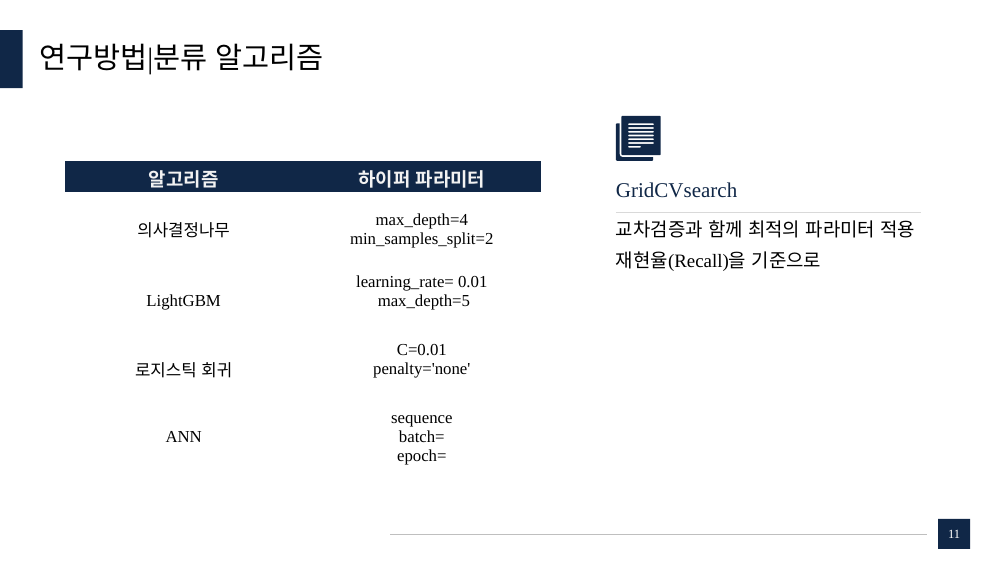
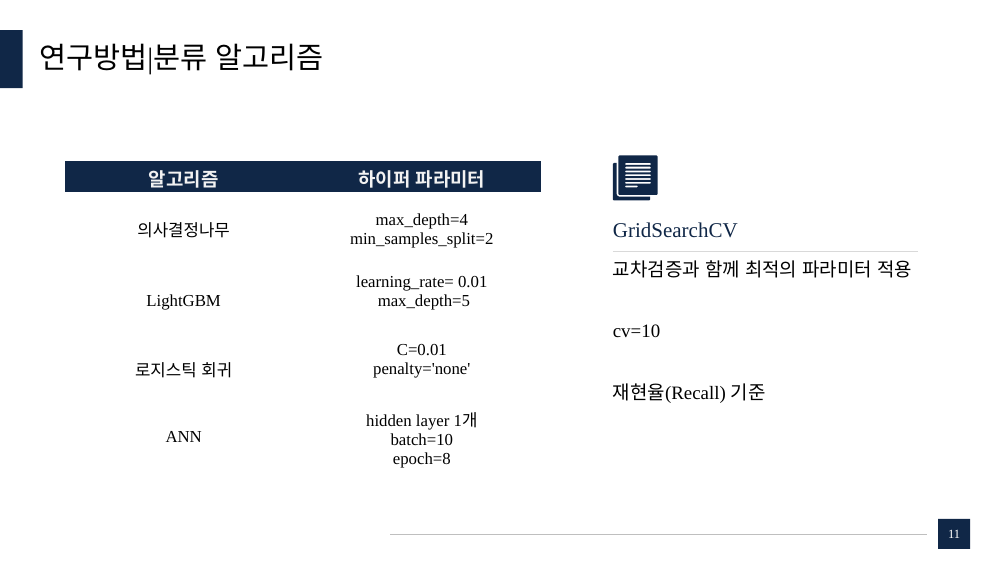
Before and after one commit to dudungE/Competition, a slide deck: slide 11 of ppt/부실가계분류모델에 관한 연구.pptx. Drawn at 1008x567 pixels with LibreOffice and Linux fonts; fonts in the diff are those of the drawing. Boxes give left, top, right and bottom in pixels: in the first picture for what was removed or moved away, otherwise in the second. Text is boxed around its words. In the diff, an @@ line names an element or a change of style, - is before the commit and + after.

```diff
--- a/ppt/부실가계분류모델에 관한 연구.pptx
+++ b/ppt/부실가계분류모델에 관한 연구.pptx
@@ table at (64, 161, 541, 472) @@
-row 5, column 2: sequence / batch= / epoch=
+row 5, column 2: hidden layer 1개 / batch=10 / epoch=8
@@ 2 freeform shapes, 1 line: place and size @@
-2 freeform shapes, 1 line at (616, 116, 922, 212)
+2 freeform shapes, 1 line at (613, 156, 919, 252)
@@ text at (613, 222, 738, 238): text changed @@
-GridCVsearch
+GridSearchCV
@@ text "교차검증과 함께 최적의 파라미터 적용": place and size @@
-text "교차검증과 함께 최적의 파라미터 적용" at (616, 220, 916, 271)
+text "교차검증과 함께 최적의 파라미터 적용" at (613, 260, 912, 403)
@@ text at (613, 324, 766, 403): text changed @@
-재현율(Recall)을 기준으로
+cv=10
+재현율(Recall) 기준
```
Also in this commit, not shown: 19 other slides changed, 7 slides added, 2 slides removed, 2 other files.
